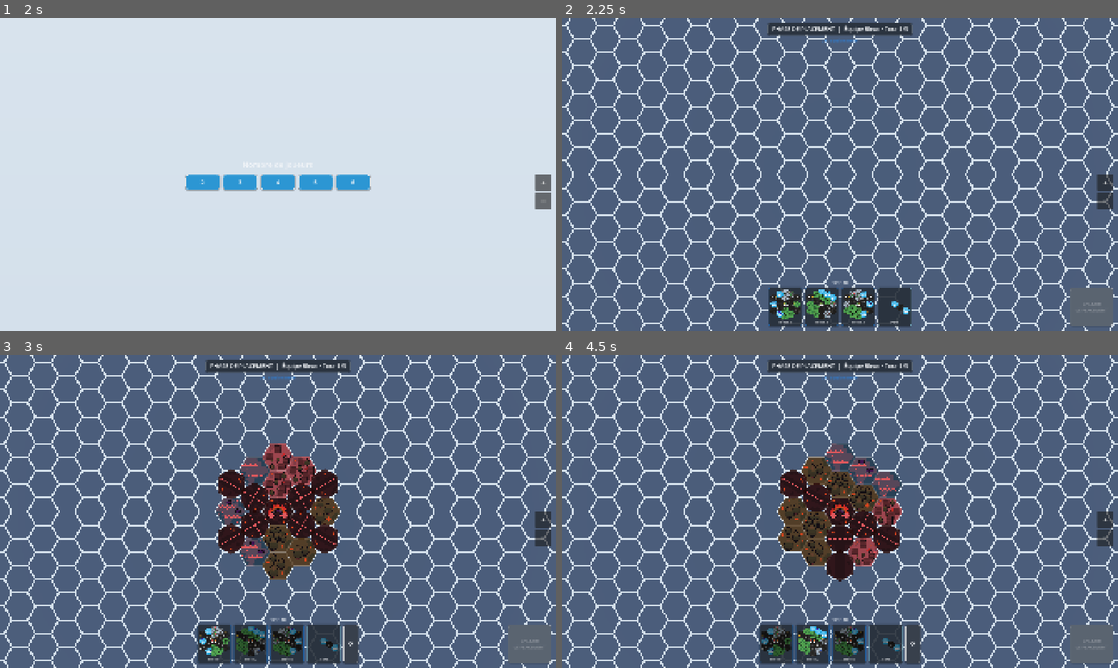
Above: before the commit, frames 1-4 (two rows, left to right).
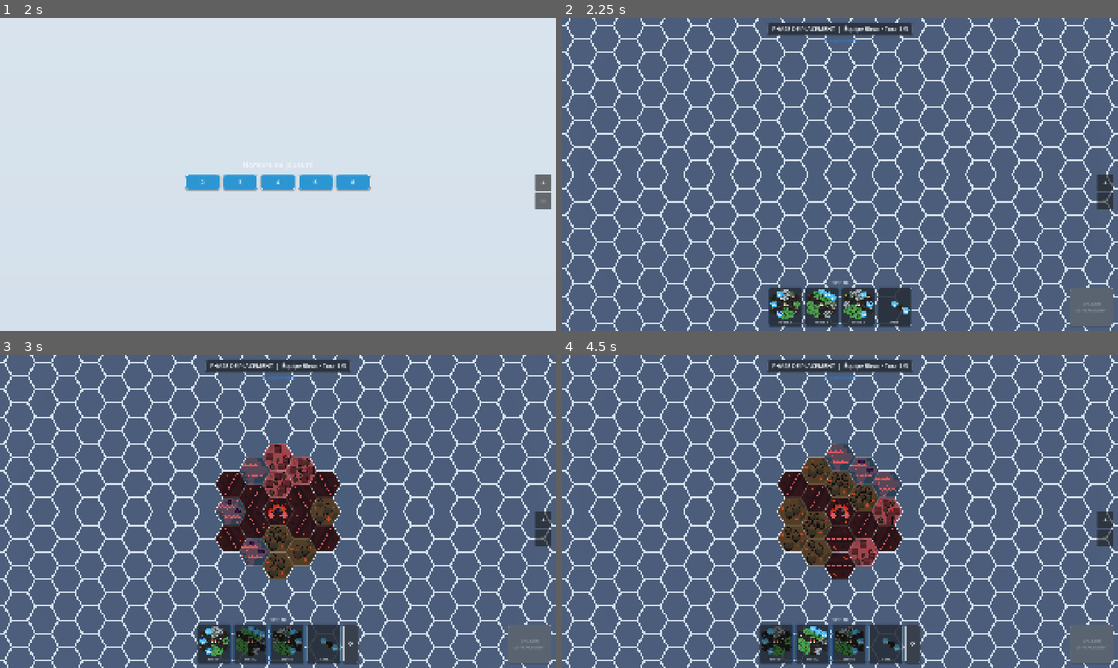
Above: after the commit, the same moments.

Repository: yoann-shopopop/shopopop-express
Game: Godot game, scene res://scenes/main.tscn
The game is run twice, just before and just after one commit, with the same random seed, the same clock (stepped at 60 frames per second) and the same inputs.
Inputs (mouse positions are in pixels of both pictures, inside the frame that each line leads up to):
- Up to frame 1 (2 s): click "+" at 0.5 s; click "−" at 1.25 s
- Up to frame 2 (2.25 s): click "2" at 2 s
- Up to frame 3 (3 s): click (222, 639) at 2.77 s
- Up to frame 4 (4.5 s): click (778, 639) at 3.52 s; click (812, 639) at 4.27 s

Frame 1 is identical in both runs. In frame 2, less than 0.1% of the frame differs, in the area x 37-62%, y 88-95%; in frame 3, 0.8%, in the area x 35-62%, y 36-97%; in frame 4, 0.6%.

Commit message:
fix(view): routes en segments droits + revient l'offset 90° (hexagone tourné)
L'offset de 90° faisait pivoter le sprite route entier (90° n'est pas multiple
de 60°), désalignant le contour hexagonal de la tuile route. Reverti. Les routes
sont désormais rendues uniquement en segments droits (RoadTiling.straight_steps,
rotations en multiples de 60° qui préservent l'hexagone) — plus de croix « + »
sur les jonctions, dont les branches sont impliquées par les voisines.

Co-Authored-By: Claude Opus 4.8 (1M context) <noreply@anthropic.com>

Diff:
--- a/src/view/road_tiling.gd
+++ b/src/view/road_tiling.gd
@@ -46,6 +46,17 @@
 	return {"variant": STRAIGHT, "steps": _axis_steps(a), "flip": false}
 
 
+## Steps to render [param dirs] as a single STRAIGHT segment along its main axis (junction branches
+## are implied by neighbours — used when only a straight road texture is available). Prefers a
+## through-axis (a connected pair of opposite directions), else the first connected direction.
+static func straight_steps(dirs: Array) -> int:
+	var set := _normalized(dirs)
+	for d in set:
+		if ((d + 3) % 6) in set:
+			return _axis_steps(d)
+	return _axis_steps(set[0]) if set.size() > 0 else 0
+
+
 # Rotation steps that bring the straight base's N end onto direction [param a].
 static func _axis_steps(a: int) -> int:
 	return ((a - 2) % 6 + 6) % 6
--- a/src/view/tile_sprite.gd
+++ b/src/view/tile_sprite.gd
@@ -32,15 +32,12 @@
 		var bridge := dirs.is_empty()
 		if bridge:
 			dirs = _piece_dirs(cell, piece_cells)
-		var meta := RoadTiling.classify(dirs)
-		sprite.texture = TileTextures.road(meta["variant"])
-		sprite.flip_h = meta["flip"]
-		yaw = float(meta["steps"]) * PI / 3.0
+		# Only the straight road art exists; every road cell renders as a straight segment along its
+		# main axis (rotations stay multiples of 60° so the hexagon outline keeps tessellating).
+		sprite.texture = TileTextures.road(RoadTiling.STRAIGHT)
+		yaw = float(RoadTiling.straight_steps(dirs)) * PI / 3.0
 		if bridge:
 			yaw += PI / 2.0
-		# The new road art draws its markings horizontally (E-W); the tiling convention expects the
-		# straight base along N-S. Rotate the texture 90° so markings line up across tiles.
-		yaw += PI / 2.0
 	elif type == CellType.Kind.URBAN and is_drive:
 		# The pickup point's urban cell shows the DRIVE storefront art (the enseigne jeton sits on top).
 		var drives := TileTextures.drive_variants()
